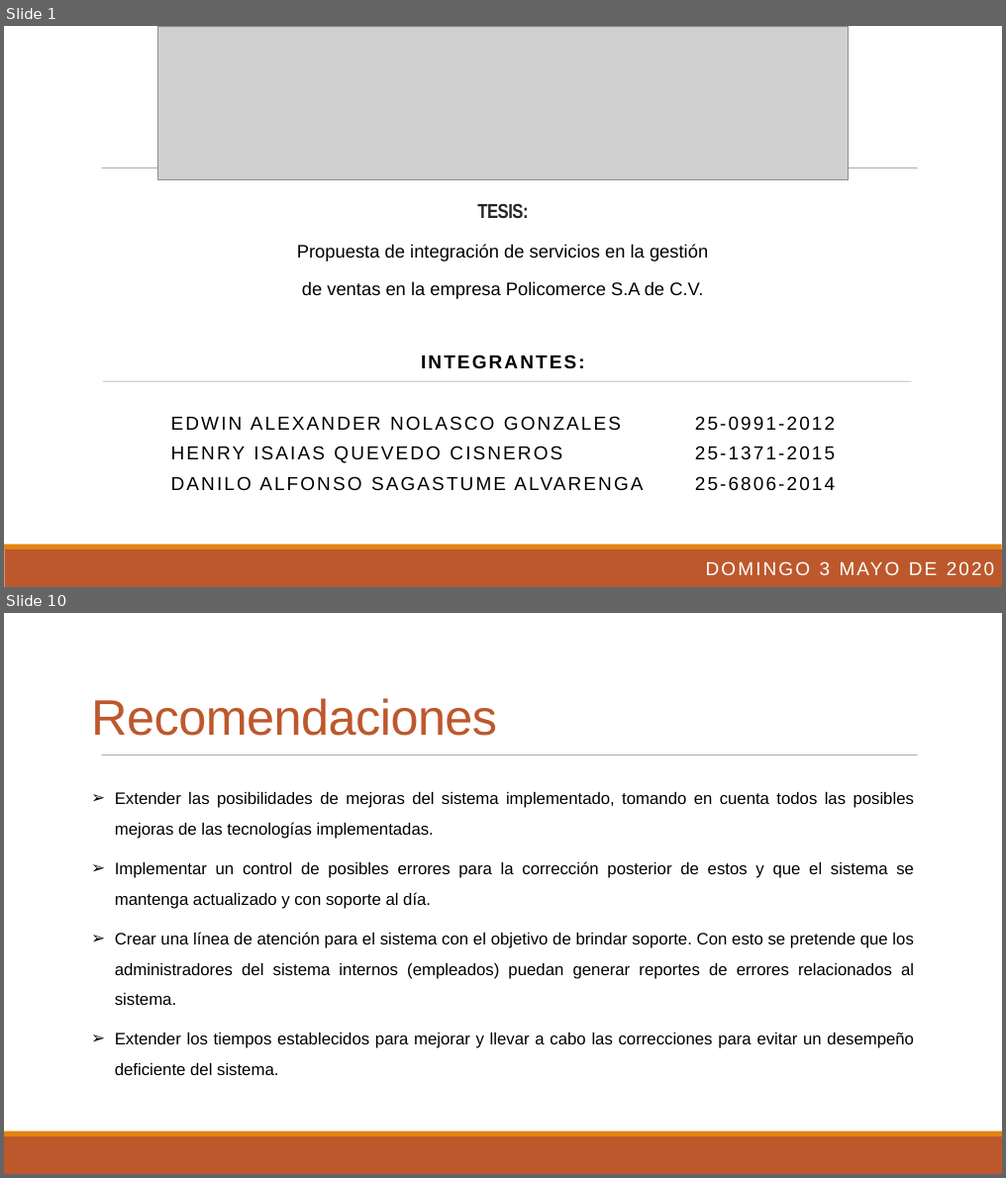
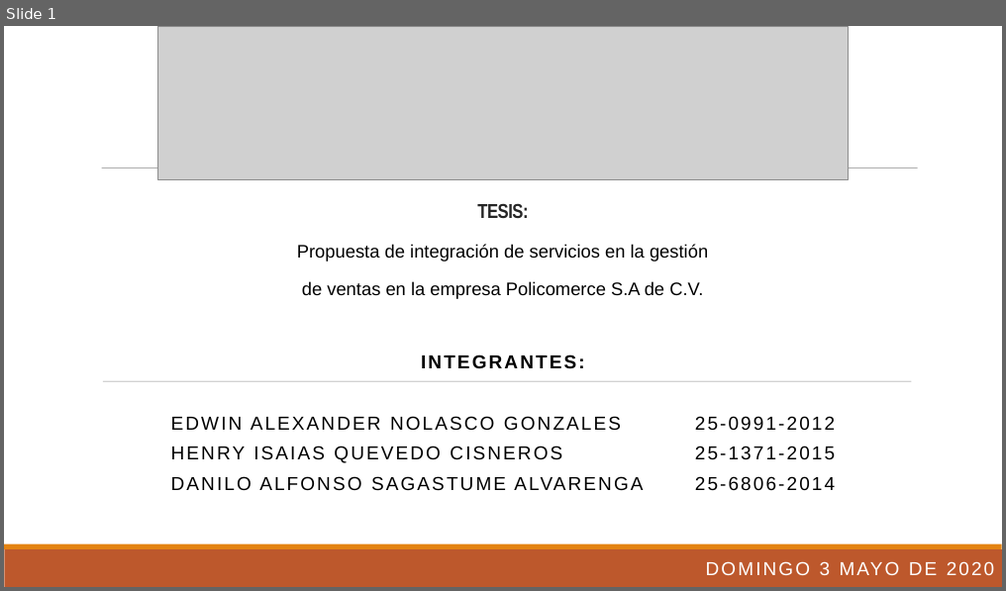
Before and after one commit to Edwinutec2017/tesisoracle-, a slide deck: nuevo/diapositiva_policomerce.pptx. Shown one above the other, each under a label of ours: slides 1 and 10 before the commit, slide 1 after it; the slides between them are not shown. The pictures are 1006x1178 and 1006x591 pixels, drawn with LibreOffice and Linux fonts; fonts in the diff are those of the drawing; grey boxes stand for pictures. Boxes give left, top, right and bottom in pixels: in the first picture for what was removed or moved away, otherwise in the second. Text is boxed around its words. In the diff, an @@ line names an element or a change of style, - is before the commit and + after.

```diff
--- a/nuevo/diapositiva_policomerce.pptx
+++ b/nuevo/diapositiva_policomerce.pptx
@@ slide 10 removed at [4, 613, 1002, 1174], background #FFFFFF; not listed: 3 template elements that a slide beside it also shows @@
@@ title removed at [91, 698, 497, 736] @@
-Recomendaciones
@@ subtitle removed at [115, 792, 914, 1075] @@
-➢ Extender las posibilidades de mejoras del sistema implementado, tomando en cuenta todos las posibles mejoras de las tecnologías implementadas.
-➢ Implementar un control de posibles errores para la corrección posterior de estos y que el sistema se mantenga actualizado y con soporte al día.
-➢ Crear una línea de atención para el sistema con el objetivo de brindar soporte. Con esto se pretende que los administradores del sistema internos (empleados) puedan generar reportes de errores relacionados al sistema.
-➢ Extender los tiempos establecidos para mejorar y llevar a cabo las correcciones para evitar un desempeño deficiente del sistema.
```
Also in this commit, not shown: 8 slides changed, 1 slide added, 1 other file.
